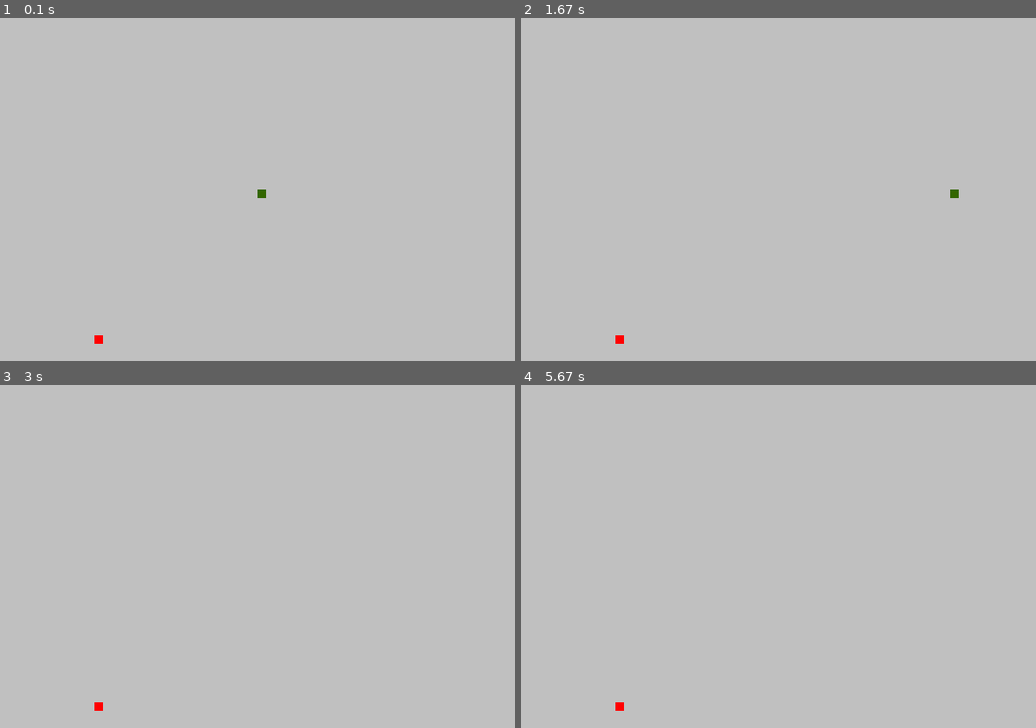
Above: before the commit, frames 1-4 (two rows, left to right).
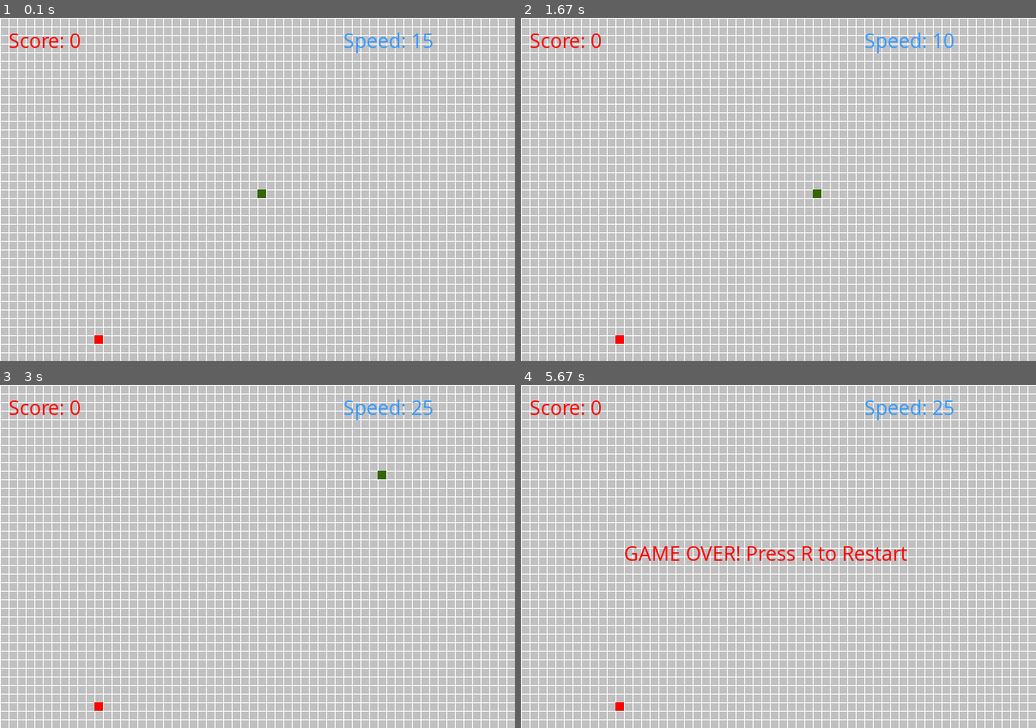
Above: after the commit, the same moments.

Repository: Akansha-08/Snake-Game-Pygame
Game: pygame game, started from main.py
The game is run twice, just before and just after one commit, with the same random seed, the same clock (stepped at 60 frames per second) and the same inputs.
Inputs:
- Up to frame 1 (0.1 s): no input
- Up to frame 2 (1.67 s): hold P 0.33-0.8 s; hold Right 0.33-0.8 s; hold P 0.83-1.3 s; tap 1 at 0.9, 1.2 s; tap 3 at 0.98 s; hold R from 1.33 s (still down); hold Right from 1.33 s (still down)
- Up to frame 3 (3 s): release R at 1.8 s; release Right at 1.8 s; hold Up 2.33-2.8 s; tap 3 at 2.48 s; hold Right from 2.83 s (still down); tap 2 at 2.98 s
- Up to frame 4 (5.67 s): release Right at 3.3 s; hold Left 3.33-3.87 s; tap 1 at 3.48, 4.82 s; hold Down 3.9-4.2 s; tap 3 at 4.05, 5.22 s; hold Left 4.23-4.63 s; tap 2 at 4.38 s; hold Up 4.67-5.03 s; hold Right from 5.07 s (still down)

The runs differ from the first frame. In frame 1, 19% of the frame differs, in the area x 0-100%, y 0-100%; in frame 2, 19%; in frame 3, 19%; in frame 4, 20%.

Commit message:
Implement gameplay enhancements and state management features

Diff:
--- a/src/game.py
+++ b/src/game.py
@@ -1,4 +1,5 @@
 import pygame
+
 from src.settings import *
 from src.snake import Snake
 from src.food import Food
@@ -14,11 +15,25 @@
 
         self.clock = pygame.time.Clock()
 
+        self.font = pygame.font.SysFont("comicsansms", 25)
+
         self.snake = Snake()
         self.food = Food()
 
         self.running = True
 
+        self.game_state = "PLAYING"
+
+        self.game_speed = FPS
+
+    def restart_game(self):
+
+        self.snake = Snake()
+
+        self.food = Food()
+
+        self.game_state = "PLAYING"
+
     def handle_events(self):
 
         for event in pygame.event.get():
@@ -28,34 +43,150 @@
 
             if event.type == pygame.KEYDOWN:
 
-                if event.key == pygame.K_LEFT:
+                # Snake Movement
+                if (self.game_state == "PLAYING" and
+                    event.key == pygame.K_LEFT and
+                    self.snake.x_change == 0
+                ):
                     self.snake.x_change = -SNAKE_SIZE
                     self.snake.y_change = 0
 
-                elif event.key == pygame.K_RIGHT:
+                elif (self.game_state == "PLAYING" and
+                    event.key == pygame.K_RIGHT and
+                    self.snake.x_change == 0
+                ):
                     self.snake.x_change = SNAKE_SIZE
                     self.snake.y_change = 0
 
-                elif event.key == pygame.K_UP:
+                elif (self.game_state == "PLAYING" and
+                    event.key == pygame.K_UP and
+                    self.snake.y_change == 0
+                ):
                     self.snake.x_change = 0
                     self.snake.y_change = -SNAKE_SIZE
 
-                elif event.key == pygame.K_DOWN:
+                elif (self.game_state == "PLAYING" and
+                    event.key == pygame.K_DOWN and
+                    self.snake.y_change == 0
+                ):
                     self.snake.x_change = 0
                     self.snake.y_change = SNAKE_SIZE
 
+                # Pause / Resume
+                elif event.key == pygame.K_p:
+
+                    if self.game_state == "PLAYING":
+                        self.game_state = "PAUSED"
+
+                    elif self.game_state == "PAUSED":
+                        self.game_state = "PLAYING"
+
+                # Restart game
+                elif event.key == pygame.K_r:
+
+                    if self.game_state == "GAME_OVER":
+                        self.restart_game()
+
+                # Difficulty levels
+                elif event.key == pygame.K_1:
+                    self.game_speed = 10
+
+                elif event.key == pygame.K_2:
+                    self.game_speed = 15
+
+                elif event.key == pygame.K_3:
+                    self.game_speed = 25
+
     def update(self):
 
+        # Stop updating when paused or game over
+        if self.game_state != "PLAYING":
+            return
+
         self.snake.move()
 
+        head = self.snake.body[-1]
+
+        # Wall collision
+        if (
+            head[0] >= WIDTH or
+            head[0] < 0 or
+            head[1] >= HEIGHT or
+            head[1] < 0
+        ):
+            self.game_state = "GAME_OVER"
+
+        # Food collision
+        if head[0] == self.food.x and head[1] == self.food.y:
+
+            self.food.generate_food()
+
+            self.snake.grow()
+
+        # Self collision
+        for block in list(self.snake.body)[:-1]:
+
+            if block == head:
+                self.game_state = "GAME_OVER"
+
     def draw(self):
 
         self.window.fill(GREY)
 
+        for x in range(0, WIDTH, SNAKE_SIZE):
+            pygame.draw.line(
+                self.window,
+                WHITE,
+                (x, 0),
+                (x, HEIGHT)
+            )
+
+        for y in range(0, HEIGHT, SNAKE_SIZE):
+            pygame.draw.line(
+                self.window,
+                WHITE,
+                (0, y),
+                (WIDTH, y)
+            )
+
         self.food.draw(self.window)
 
         self.snake.draw(self.window)
 
+        # Score Display
+        score_text = self.font.render(
+            f"Score: {self.snake.length - 1}",
+            True,
+            RED
+        )
+        self.window.blit(score_text, [10,10])
+
+        # Difficulty Display
+        difficulty_text = self.font.render(
+            f"Speed: {self.game_speed}",
+            True,
+            BLUE
+        )
+        self.window.blit(difficulty_text, [400, 10])
+
+        # Pause Screen
+        if self.game_state == "PAUSED":
+            pause_text = self.font.render(
+                "GAME PAUSED",
+                True,
+                BLUE
+            )
+            self.window.blit(pause_text, [220, 180])
+
+        # Game Over Screen
+        if self.game_state == "GAME_OVER":
+            game_over_text = self.font.render(
+                "GAME OVER! Press R to Restart",
+                True,
+                RED
+            )
+            self.window.blit(game_over_text, [120, 180])
+
         pygame.display.update()
 
     def run(self):
@@ -68,6 +199,6 @@
 
             self.draw()
 
-            self.clock.tick(FPS)
+            self.clock.tick(self.game_speed)
 
         pygame.quit()
Not shown, changed: .gitignore
